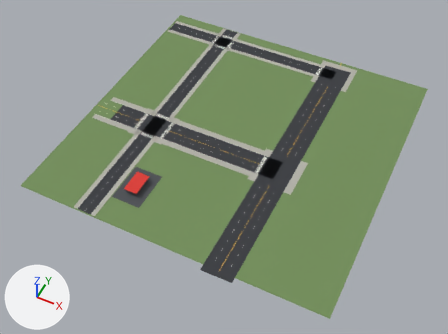
Renders of the FBX model Assets/Party/Art/City/Ground25/Ground_7_5.fbx from each side of a commit.
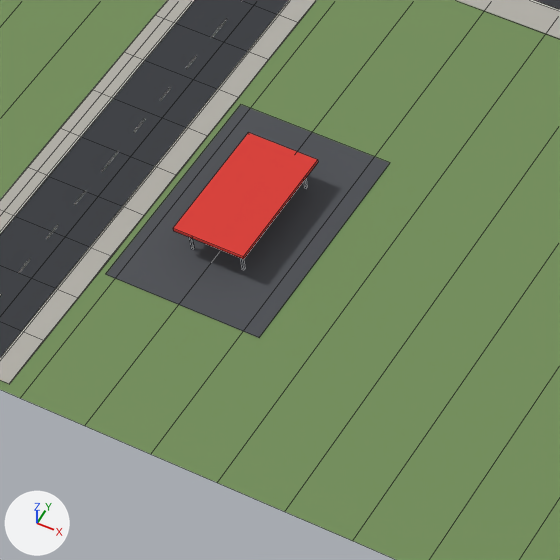
Each version appears first whole from a 50 mm camera at (150.9, -329.0, 363.5) aimed at (-0.9, -25.5, -15.8), and next in a close-up on the part from 21% to 43% of the width and 44% to 74% of the height. The lights are fixed; the arrows at lower left show +X, +Y and +Z. The older version's two pictures come first. The close-ups show mesh edges as thin lines. Vertices at exactly the same position are counted once.

The first close-up shows 'Ground_7_5'.
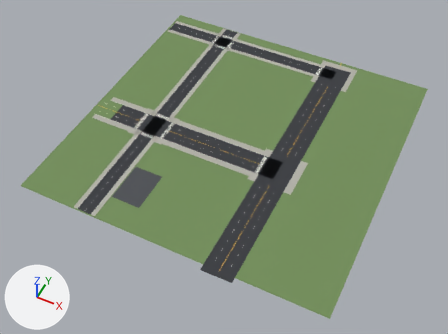
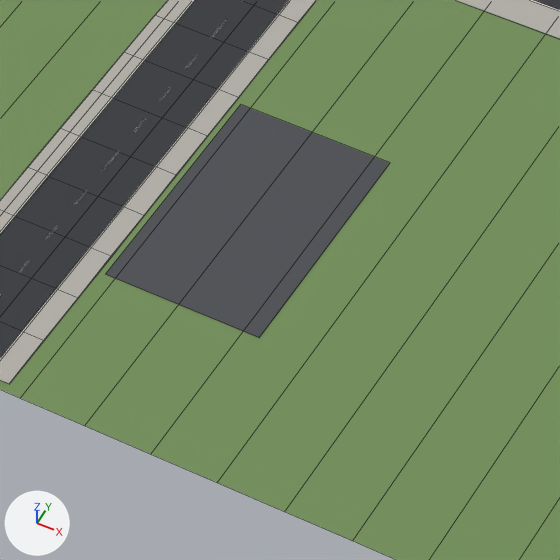
Boxes (x1, y1, x2, y2) around the edits, measured in the close-ups (560 x 560 px):
part 1 of me_ground_7_5, deleted (red): before (173, 133, 318, 259)

The change, as a list of edits to the scene's bpy script:
```text
Change me_ground_7_5:
    used by ob_ground_7_5; location = (0.0, 0.0, 0.0)
    remove me_ground_7_5.from_pydata(...)  # 2706 vertices, 1270 faces; spans x -125.0..125.0, y -130.0..126.0, z 0.0..5.0
    add me_ground_7_5.from_pydata(...)  # 2666 vertices, 1244 faces; spans x -125.0..125.0, y -130.0..126.0, z 0.0
    me_ground_7_5 part 1: the loose piece of 8 vertices spanning x -50.0..-39.0, y -95.0..-76.0, z 5.0 is deleted
    other edits to the shape of me_ground_7_5 do not show in these pictures
    remove me_ground_7_5.materials.append(mat_city25_baranda)  # dark grey #42474f
    remove me_ground_7_5.materials.append(mat_city25_marquesina)  # red #db3830
```
